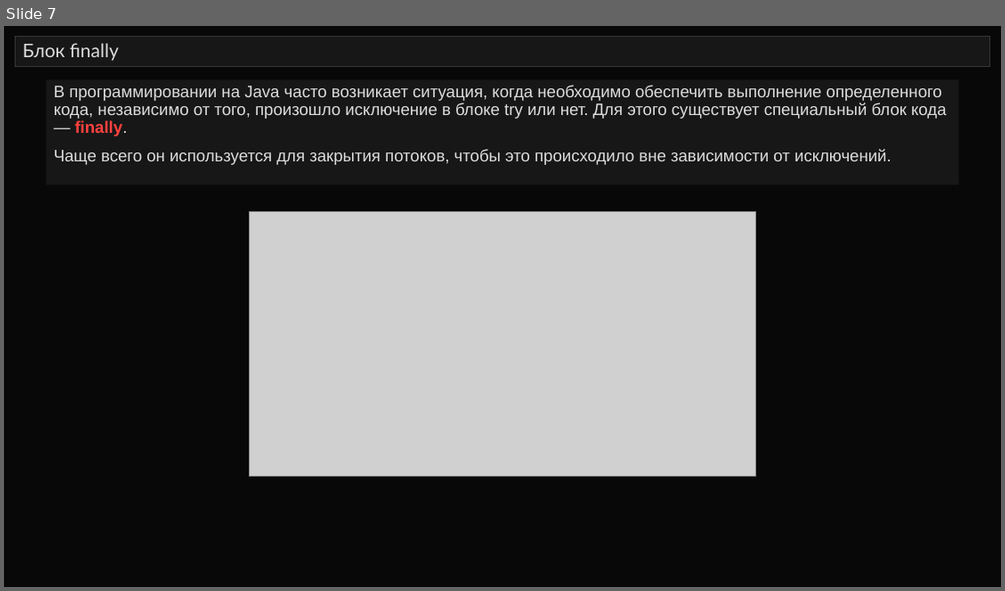
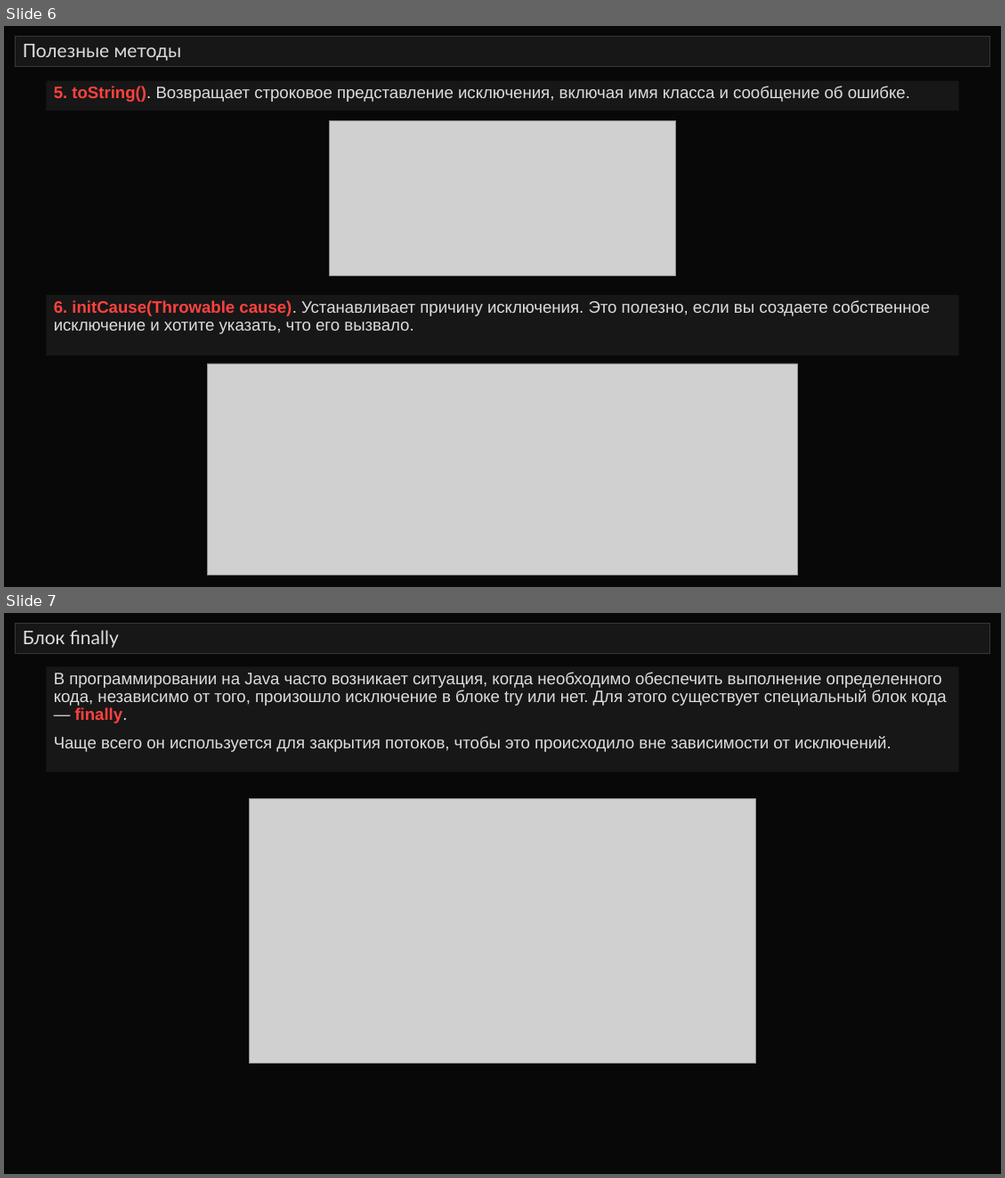
Before and after one commit to javalearn0110/SIB_Exceptios, a slide deck: Исключения_v1.pptx. Shown one above the other, each under a label of ours: slide 7 before the commit, slides 6 and 7 after it. The pictures are 1005x591 and 1005x1178 pixels, drawn with LibreOffice and Linux fonts; fonts in the diff are those of the drawing; grey boxes stand for pictures. Boxes give left, top, right and bottom in pixels: in the first picture for what was removed or moved away, otherwise in the second. Text is boxed around its words. In the diff, an @@ line names an element or a change of style, - is before the commit and + after.

```diff
--- a/Исключения_v1.pptx
+++ b/Исключения_v1.pptx
@@ slide 6 added at bbox=[4, 26, 1001, 587], background #080808 @@
@@ title added at bbox=[16, 37, 990, 66], fill #171717, outline #373737 0.75 pt, 18 pt, text #DDDDDD @@
+Полезные методы
@@ rectangle added at bbox=[46, 80, 958, 111], fill #171717, 16 pt, text #DDDDDD @@
+5. toString(). Возвращает строковое представление исключения, включая имя класса и сообщение об ошибке.
@@ picture added at bbox=[329, 121, 676, 276] @@
@@ rectangle added at bbox=[46, 295, 958, 356], fill #171717, 16 pt, text #DDDDDD @@
+6. initCause(Throwable cause). Устанавливает причину исключения. Это полезно, если вы создаете собственное исключение и хотите указать, что его вызвало.
@@ picture added at bbox=[208, 363, 797, 574] @@
```
Also in this commit, not shown: 1 slide changed, 3 other slides added, 3 other files.
